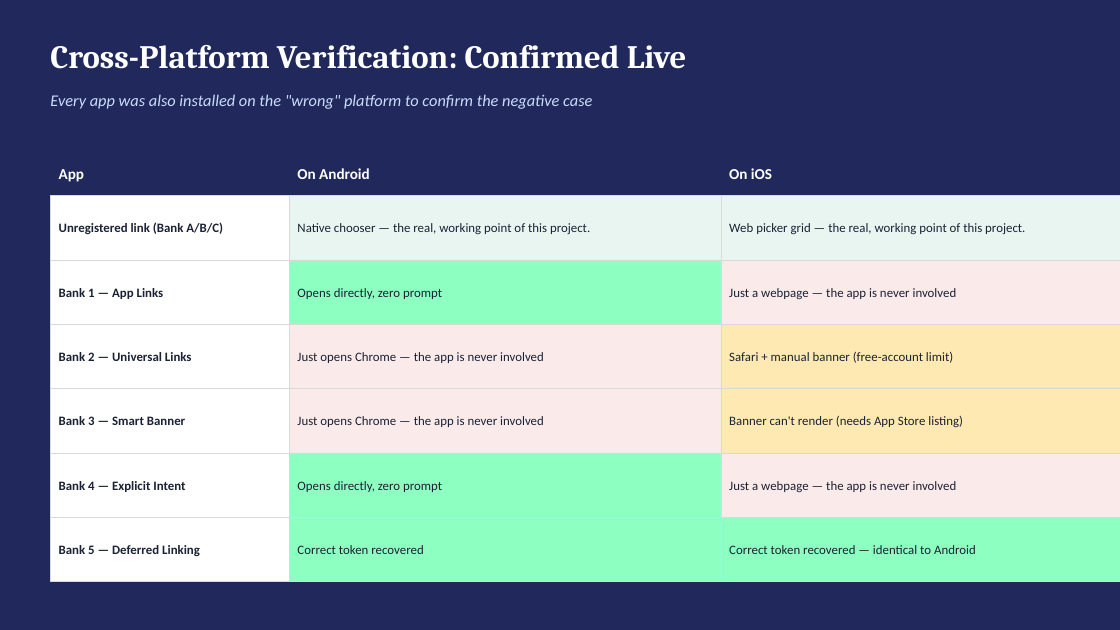
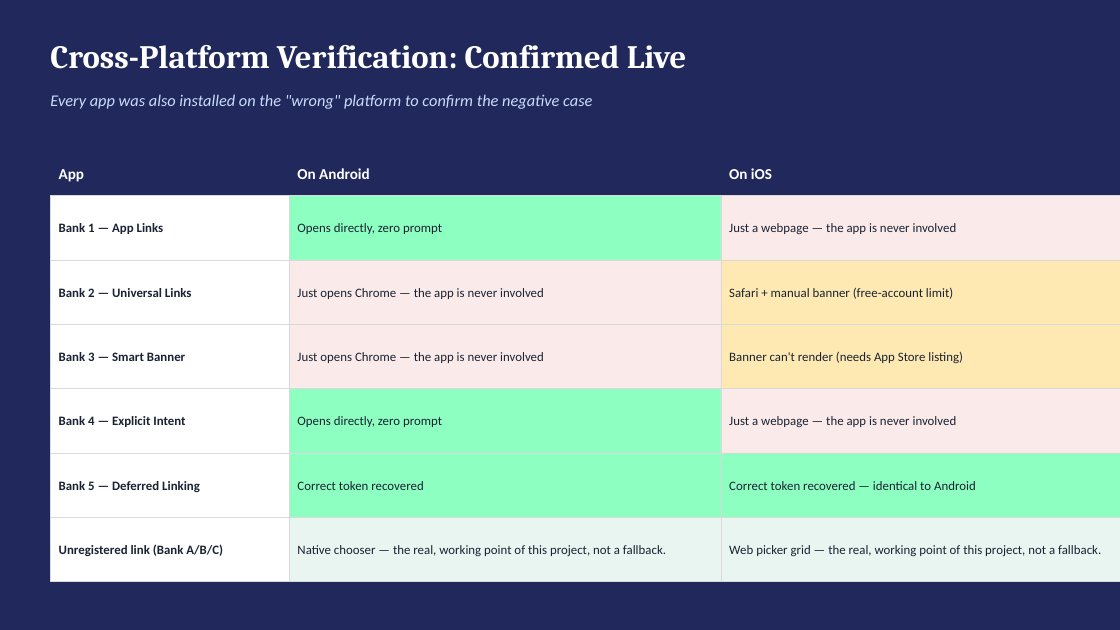
Before and after one commit to deandrehaijielim-commits/sgqr-deep-link-demo, a slide deck: slide 9 of SGQR_Deep_Linking_Simulation.pptx (slide 19 before the commit). Drawn at 1120x630 pixels with LibreOffice and Linux fonts; fonts in the diff are those of the drawing. Boxes give left, top, right and bottom in pixels: in the first picture for what was removed or moved away, otherwise in the second. Text is boxed around its words. In the diff, an @@ line names an element or a change of style, - is before the commit and + after.

```diff
--- a/SGQR_Deep_Linking_Simulation.pptx
+++ b/SGQR_Deep_Linking_Simulation.pptx
@@ rectangle "Just opens Chrome — the ...": place and size @@
-rectangle "Just opens Chrome — the ..." at (289, 389, 721, 454)
+rectangle "Just opens Chrome — the ..." at (289, 260, 721, 324)
@@ 13 rectangles: place and size @@
-13 rectangles at (50, 260, 1120, 582)
+13 rectangles at (50, 196, 1120, 518)
@@ 3 rectangles: place and size @@
-3 rectangles at (50, 196, 1120, 260)
+3 rectangles at (50, 518, 1120, 582)
@@ text in rectangle at (297, 545, 666, 556): text changed @@
-Native chooser — the real, working point of this project.
+Native chooser — the real, working point of this project, not a fallback.
@@ text in rectangle at (729, 545, 1101, 556): text changed @@
-Web picker grid — the real, working point of this project.
+Web picker grid — the real, working point of this project, not a fallback.
```
Also in this commit, not shown: 1 other slide changed, 2 other files.
